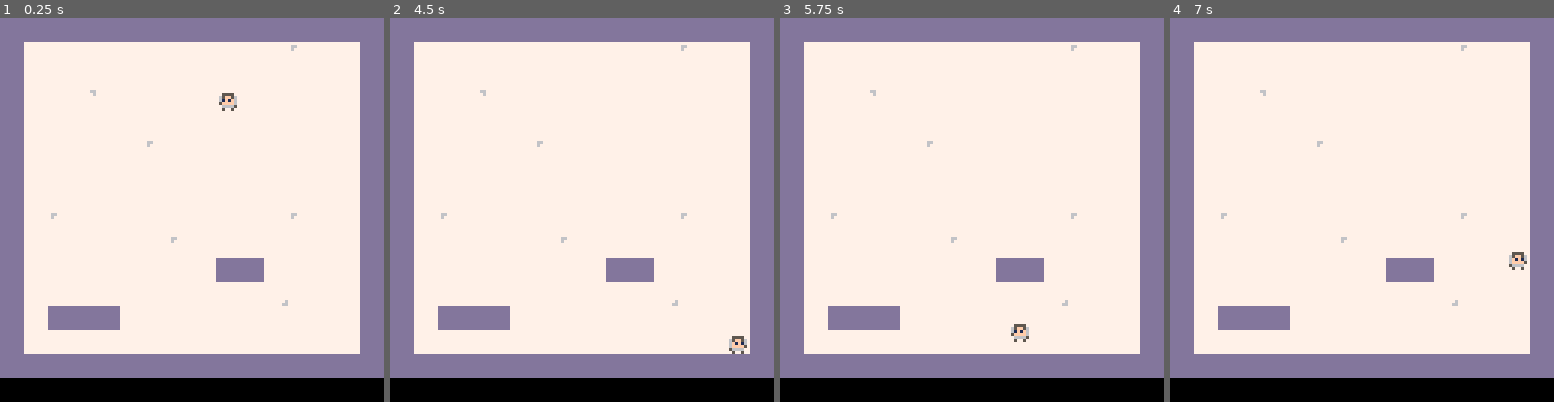
Above: before the commit, frames 1-4 (left to right).
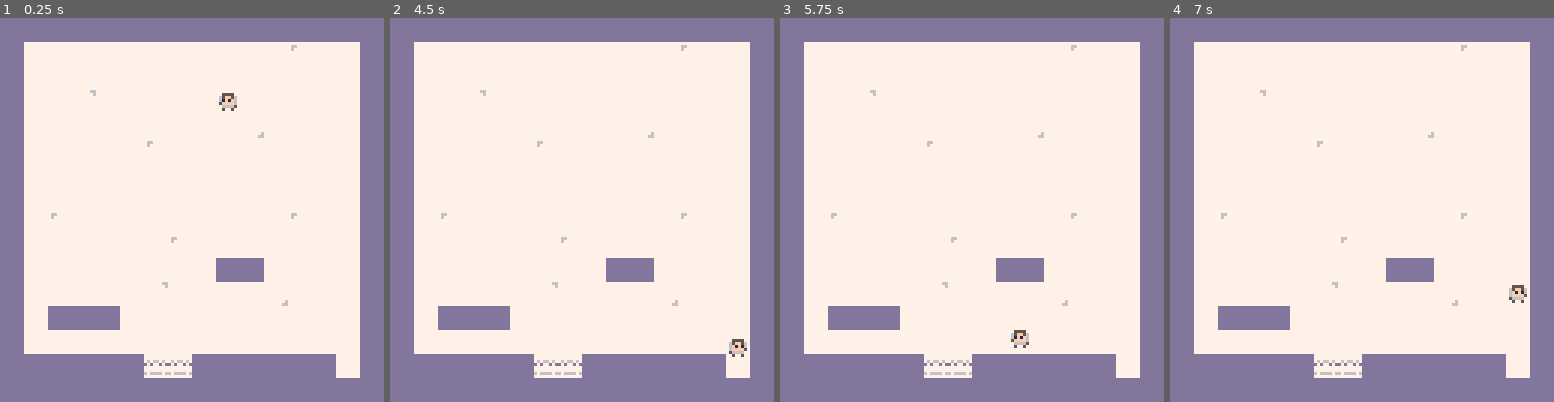
Above: after the commit, the same moments.

Repository: lolpakichu/snowy
Game: PICO-8 cartridge snowy.p8
Same seed, same stepped clock (60 frames per second), same inputs: the game is played once before the commit and once after it.
Inputs:
- Up to frame 1 (0.25 s): no input
- Up to frame 2 (4.5 s): tap X (X key) at 0.33, 1.07, 1.85, 2.97, 4.08 s; tap O (Z key) at 0.7, 1.7, 2.1, 2.5, 2.9, 3.3, 3.7, 4.1 s; hold Right 1.6-2.1 s; hold Up 2.15-2.42 s; hold Right 2.47-3.03 s; hold Left 3.08-3.58 s; hold Right from 4.02 s (still down)
- Up to frame 3 (5.75 s): tap O (Z key) every 0.4 s from 4.5 to 5.7 s; release Right at 4.68 s; hold Up 4.73-5.03 s; hold Left 5.08-5.68 s; tap X (X key) at 5.2 s
- Up to frame 4 (7 s): hold Right 6.08-6.58 s; tap O (Z key) at 6.1, 6.5, 6.9 s; tap X (X key) at 6.32 s; hold Right from 6.63 s (still down)

The runs differ from the first frame. In frame 1, 7.4% of the frame differs, in the area x 0-100%, y 29-100%; in frame 2, 7.6%; in frame 3, 7.6%; in frame 4, 7.8%.

Commit message:
traps added

Diff:
--- a/snowy.p8
+++ b/snowy.p8
@@ -115,6 +115,10 @@
 			--allow jumping again
 			player.isgrounded=true
 		end
+		if fget(v,trap) then
+			player.x = 64
+			player.y = 64
+		end
 	end
 
 	--hit ceiling
@@ -145,14 +149,14 @@
 
 
 __gfx__
-00000000000000000000000077777777777777777777776677777777dddddddd0000000000000000000000000000000000000000000000000000000000000000
-00000000000000000055550076677777777777777777777677777777dddddddd0000000000000000000000000000000000000000000000000000000000000000
-0070070000555500005ff56076777777777777777777777777777777dddddddd0000000000000000000000000000000000000000000000000000000000000000
-00077000065ff560061f1f6077777777777777777777777777777777dddddddd00aaaa0000000000000000000000000000000000000000000000000000000000
-00077000061f1f6006ffff6077777777777777777777777777777777dddddddd0a9997a000000000000000000000000000000000000000000000000000000000
-0070070005ffff600566665077777777777777777777777777777777dddddddd0a9999a000000000000000000000000000000000000000000000000000000000
-00000000006666500066660077777777777777767777777777777777dddddddd0a9999a000000000000000000000000000000000000000000000000000000000
-00000000005005000050050077777777777777667777777777777777dddddddd00aaaa0000000000000000000000000000000000000000000000000000000000
+00000000000000000000000077777777777777777777776677777777dddddddd0000000077777777000000000000000000000000000000000000000000000000
+00000000000000000055550076677777777777777777777677777777dddddddd0000000077777777000000000000000000000000000000000000000000000000
+0070070000555500005ff56076777777777777777777777777777777dddddddd0000000076766767000000000000000000000000000000000000000000000000
+00077000065ff560061f1f6077777777777777777777777777777777dddddddd00aaaa00d7d77d7d000000000000000000000000000000000000000000000000
+00077000061f1f6006ffff6077777777777777777777777777777777dddddddd0a9997a077777777000000000000000000000000000000000000000000000000
+0070070005ffff600566665077777777777777777777777777777777dddddddd0a9999a077777777000000000000000000000000000000000000000000000000
+00000000006666500066660077777777777777767777777777777777dddddddd0a9999a067666676000000000000000000000000000000000000000000000000
+00000000005005000050050077777777777777667777777777777777dddddddd00aaaa0077777777000000000000000000000000000000000000000000000000
 00000000000000000000000000000000000000000000000000000000000000000000000000000000000000000000000000000000000000000000000000000000
 00000000000000000000000000000000000000000000000000000000000000000000000000000000000000000000000000000000000000000000000000000000
 00000000000000000000000000000000000000000000000000000000000000000000000000000000000000000000000000000000000000000000000000000000
@@ -274,25 +278,25 @@
 60606060606060606060606060606060606060606060606060606060606060606060606060606060606060606060606060606060606060606060606060606060
 60606060606060606060606060606060606060606060606060606060606060606060606060606060606060606060606060606060606060606060606060606060
 __gff__
-0000000000000001000100000000000000000000000000000000000000000000000000000000000000000000000000000000000000000000000000000000000000000000000000000000000000000000000000000000000000000000000000000000000000000000000000000000000000000000000000000000000000000000
+0000000000000001000200000000000000000000000000000000000000000000000000000000000000000000000000000000000000000000000000000000000000000000000000000000000000000000000000000000000000000000000000000000000000000000000000000000000000000000000000000000000000000000
 0000000000000000000000000000000000000000000000000000000000000000000000000000000000000000000000000000000000000000000000000000000000000000000000000000000000000000000000000000000000000000000000000000000000000000000000000000000000000000000000000000000000000000
 __map__
 0707070707070707070707070707070709090909090906060606060606060606060606060606060606060606060606060606060609090909090606060606060606060606060606060606060606060606060606060606060606060606060606060606060606060606060606060606060606060606060606060606060606060606
 0706060606060606060606060306060709060606090906060606060606060606060606060606060606060606060606060606060606060606060606060606060606060606060606060606060606060606060606060606060606060606060606060606060606060606060606060606060606060606060606060606060606060606
 0706060606060606060606060606060706060606060906060606060606060606060606060606060606060606060606060606060606060606060606060606060606060606060606060606060606060606060606060606060606060606060606060606060606060606060606060606060606060606060606060606060606060606
 0706060506060606060606060606060706060606060906060606060606060606060606060606060606060606060606060606060606060606060606060606060606060606060606060606060606060606060606060606060606060606060606060606060606060606060606060606060606060606060606060606060606060606
-0706060606060606060606060606060706060606060906060606060606060606060606060606060606060606060606060606060606060606060606060606060606060606060606060606060606060606060606060606060606060606060606060606060606060606060606060606060606060606060606060606060606060606
+0706060606060606060604060606060706060606060906060606060606060606060606060606060606060606060606060606060606060606060606060606060606060606060606060606060606060606060606060606060606060606060606060606060606060606060606060606060606060606060606060606060606060606
 0706060606060306060606060606060706060606060906060606060606060606060606060606060606060606060606060606060606060606060606060606060606060606060606060606060606060606060606060606060606060606060606060606060606060606060606060606060606060606060606060606060606060606
 0706060606060606060606060606060706060606060906060606060606060606060606060606060606060606060606060606060606060606060606060606060606060606060606060606060606060606060606060606060606060606060606060606060606060606060606060606060606060606060606060606060606060606
 0706060606060606060606060606060706040606060906060606060606060606060606060606030606060606060606060606060606060606060606060606060606060606060606060606060606060606060606060606060606060606060606060606060606060606060606060606060606060606060606060606060606060606
 0706030606060606060606060306060709060606060906060606060606040606060606060606060606060606060606060606060606060606060606060606060606060606060606060606060606060606060606060606060606060606060606060606060606060606060606060606060606060606060606060606060606060606
 0706060606060603060606060606060709060606060904060606060606060606060606060606060606060606060606060606060606060606060606060606060606060606060606060606060606060606060606060606060606060606060606060606060606060606060606060606060606060606060606060606060606060606
 0706060606060606060707060606060709060606060906060606060606060606060606060606060606060606060606060606060606060606060606060606060606060606060606060606060606060606060606060606060606060606060606060606060606060606060606060606060606060606060606060606060606060606
-0706060606060606060606040606060709060606060906060606060606060606060606060606060606060606060606060606060606060606060606060606060606060606060606060606060606060606060606060606060606060606060606060606060606060606060606060606060606060606060606060606060606060606
+0706060606060506060606040606060709060606060906060606060606060606060606060606060606060606060606060606060606060606060606060606060606060606060606060606060606060606060606060606060606060606060606060606060606060606060606060606060606060606060606060606060606060606
 0706070707060606060606060606060709060606060906060606060606060606060606060606060606060606060606060606060606060606060606060606060606060606060606060606060606060606060606060606060606060606060606060606060606060606060606060606060606060606060606060606060606060606
 0706060606060606060606060606060709060606060906060606060606060606060606060606060606060606060606060606060606060606060606060606060606060606060606060606060606060606060606060606060606060606060606060606060606060606060606060606060606060606060606060606060606060606
-0707070707070707070707070707070709060606060906060606060606060606060606060606060606060606060606060606060606060606060606060606060606060606060606060606060606060606060606060606060606060606060606060606060606060606060606060606060606060606060606060606060606060606
-0909090909090909090909090909090909090909090906060606030606060606060606060606060606060606060606060606060606060606060606060606060606060606060606060606060606060606060606060606060606060606060606060606060606060606060606060606060606060606060606060606060606060606
+0707070707070909070707070707060709060606060906060606060606060606060606060606060606060606060606060606060606060606060606060606060606060606060606060606060606060606060606060606060606060606060606060606060606060606060606060606060606060606060606060606060606060606
+0707070707070707070707070707070709090909090906060606030606060606060606060606060606060606060606060606060606060606060606060606060606060606060606060606060606060606060606060606060606060606060606060606060606060606060606060606060606060606060606060606060606060606
 0909090909090909090909090606060606060606090906060606060606060606060606060606060606060606060606060606060606060606060606060606060606060606060606060606060606060606060606060606060606060606060606060606060606060606060606060606060606060606060606060606060606060606
 0909090909090909090909090909090909090909090906060606060606060606060606060606060606060606060606060606060606060606060606060606060606060606060606060606060606060606060606060606060606060606060606060606060606060606060606060606060606060606060606060606060606060606
 0909090909090909090909090909090909090909090909090906060606060606060606060606060606060606060606060606060606060606060606060606060606060606060606060606060606060606060606060606060606060606060606060606060606060606060606060606060606060606060606060606060606060606
